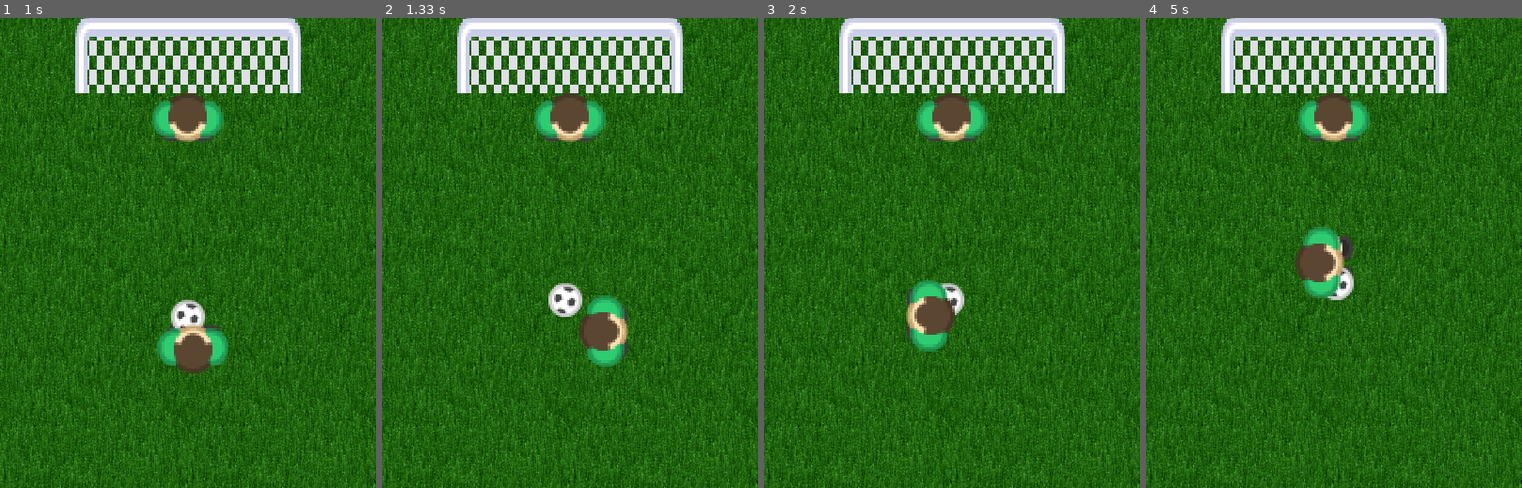
Above: before the commit, frames 1-4 (left to right).
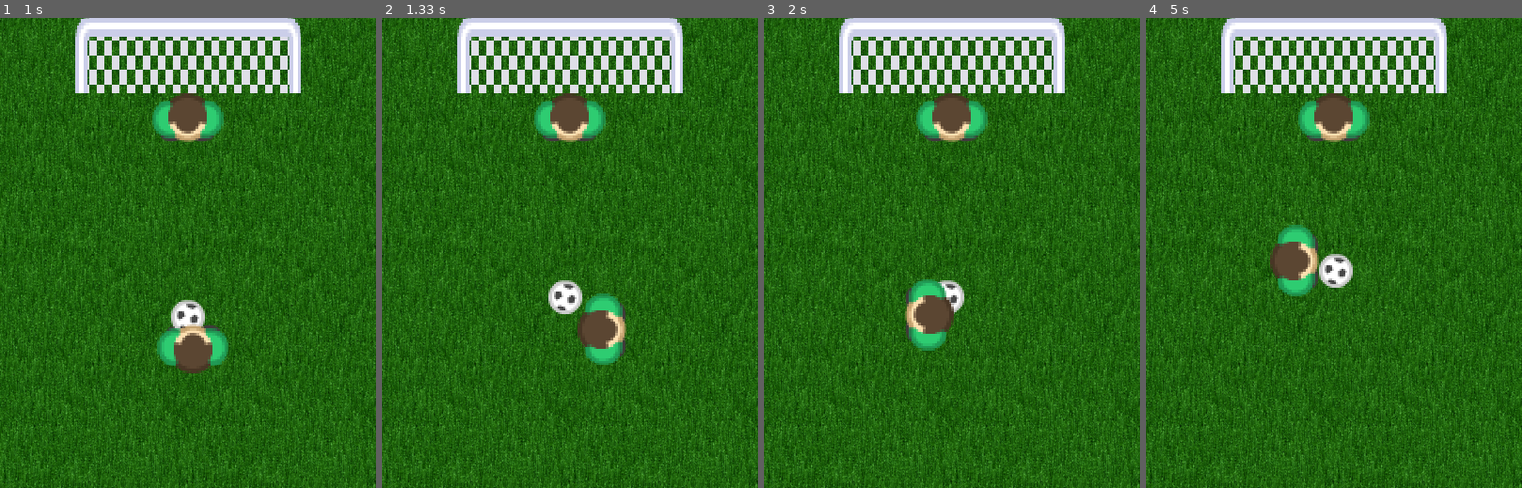
Above: after the commit, the same moments.

Repository: tara-nguyen/PyGame
Game: pygame game, started from MyFirstGameUsingClassesVer2.py
Same seed, same stepped clock (60 frames per second), same inputs: the game is played once before the commit and once after it.
Inputs:
- Up to frame 1 (1 s): hold Right 0.33-0.8 s; hold Up from 0.83 s (still down); tap Space at 0.9 s; tap S at 0.98 s
- Up to frame 2 (1.33 s): release Up at 1.13 s; hold Right from 1.17 s (still down); tap Space at 1.23 s
- Up to frame 3 (2 s): tap Space at 1.53, 1.73 s; release Right at 1.63 s; hold Left from 1.67 s (still down)
- Up to frame 4 (5 s): tap Space at 2.03, 2.3, 2.63, 3.07, 3.47, 3.77, 4.13, 4.53, 4.83 s; release Left at 2.2 s; hold Down 2.23-2.53 s; tap S at 2.38, 3.55 s; hold Left 2.57-2.97 s; hold Up 3-3.37 s; hold Right 3.4-4.03 s; hold Down 4.07-4.43 s; hold Left 4.47-4.93 s; hold Right from 4.97 s (still down)

Frame 1 is identical in both runs. In frame 2, 1.0% of the frame differs, in the area x 44-66%, y 55-75%; in frame 3, 0.6%; in frame 4, 2.7%, in the area x 33-56%, y 44-60%.

Commit message:
Update classes and main program
- Make the ball stop when it runs into the goalkeeper (see #1)
- Tidy up the code for the classes and for the main program

Diff:
--- a/MyFirstGameUsingClassesVer2.py
+++ b/MyFirstGameUsingClassesVer2.py
@@ -33,15 +33,23 @@
 # x-coordinates and size of the goal posts
 goalPosts = goal.getPosts()
 
-# list of everything on the screen
-allThings = [bg.grass, goal.left, goal.middle, goal.right, goalkeeper.lFoot,
-             goalkeeper.rFoot, striker.lFoot, striker.rFoot, ball.ball,
-             goalkeeper.body, striker.body]
-# list of the positions of everything on the screen
-allPos = [bg.pos] + goal.getPos() + goalkeeper.getStartPos()[:2] + \
-         striker.getStartPos()[:2] + [ball.getStartPos()] + \
-         [goalkeeper.getStartPos()[2]] + [striker.getStartPos()[2]]
-# indexes of the striker's left foot and of his body
+numPlayers = 2   # number of players
+
+allThings = []   # list of everything on the screen
+allPos = []   # list of those things' positions
+# add to the lists
+bg.addToLists(allThings, allPos, 'pos', numPlayers)
+goal.addToLists(allThings, allPos, 'getPos', numPlayers)
+ball.addToLists(allThings, allPos, 'getStartPos', numPlayers)
+goalkeeper.addToLists(allThings, allPos, 'getStartPos', numPlayers)
+allThings, allPos = striker.addToLists(allThings, allPos, 'getStartPos',
+                                       numPlayers)
+# turn the lists into class attributes
+ball.getLists(allThings, allPos)
+goalkeeper.getLists(allThings, allPos)
+striker.getLists(allThings, allPos)
+
+# indexes of the striker's left foot and of his body in the lists
 strikerLFootIndex = allThings.index(striker.lFoot)
 strikerBodyIndex = allThings.index(striker.body)
 
@@ -65,21 +73,21 @@
         striker.move(moveType, direction, ball.center, ball.getCenterPos())
     if pressedKeys[pygame.K_s] == 1:
         # 's' key has been pressed --> striker will kick the ball
-        # choose the foot that will kick the ball
-        striker.kickBall(ball.getCenterPos(), ball.center,
-                         allThings, allPos, strikerLFootIndex)
+        striker.kickBall(ball.getCenterPos(), ball.center, strikerLFootIndex)
         if striker.touchedBall:
             # foot has touched the ball --> ball will move
+            # current rotations of the players
+            playerRots = goalkeeper.getRotation(), striker.getRotation()
+            # midpoint of the line connecting the player's feet at their centers
+            feetMidpoints = goalkeeper.getMidpoint(), striker.getMidpoint()
             # nearest distance to the player that the ball can get
             minDist = ball.center[1] + striker.bodyCenterStart[1] + \
                       striker.feetOut - 3
             # move ball
-            ball.moveBall(
-                striker.getBodyAngle(ball.getCenterPos()), random.uniform(18,22),
-                goalPosts, striker.getRotation(), striker.getMidpoint(), minDist,
-                allThings, allPos, pressedKeys)
-
+            ball.moveBall(striker.getBodyAngle(ball.getCenterPos()),
+                          random.uniform(18,22), goalPosts, 2, playerRots,
+                          feetMidpoints, minDist, pressedKeys)
     if striker.moved:
-        striker.updatePlayer(allThings, allPos,
-                             strikerLFootIndex, strikerBodyIndex)
-    bg.updateDisplay()
+        # update player position
+        striker.updatePlayer(strikerLFootIndex, strikerBodyIndex)
+    bg.updateDisplay()   # update display to show change
--- a/NonplayerClasses.py
+++ b/NonplayerClasses.py
@@ -10,7 +10,7 @@
 class Game:
     '''This class is the parent class Background, Goal, Player, and Ball.
     This class has the following methods: __init__, updateDisplay, getFile,
-    loadImage, and processMoveKeys.
+    loadImage, addToLists, getLists and processMoveKeys.
     To get a brief description of each method, use the following syntax:
         <module name as imported>.Game.<method name>.__doc__'''
     def __init__(self, screenSize):
@@ -47,6 +47,44 @@
             # resize image
             image = pygame.transform.scale(image, (newWidth, newHeight))
         return image
+
+    def addToLists(self, allThings, allPos, methodName, numPlayers):
+        '''This function adds items to a list of everything on the screen
+        (allThings), and to a list of those things' positions (allPos). NOTE!!!
+        For this function to work properly, the items must be added in the
+        following order: things in the Background class first, followed by those
+        in the Goal and the Ball classes, and finally things in the Player class.
+        methodName is the name of the method used to get the drawing positions.
+        numPlayers is the number of players in the game.'''
+        # add items to the list of everything on the screen
+        allThings += self.things
+        # add items to the list of those things' positions
+        if methodName == 'pos':   # Background class
+            allPos += [self.pos]
+        elif methodName == 'getPos':   # Goal class
+            allPos += self.getPos()
+        else:   # Ball class and Player class
+            allPos += self.getStartPos()
+        # rearrange lists so that the items representing the players' bodies are
+        # at the end of each list
+        if len(allThings) == 5 + numPlayers*3:   # end of list
+            allThingsTemp, allPosTemp = allThings[:4], allPos[:4]
+            for num in range(numPlayers):
+                allThingsTemp += allThings[(5+num*3):(5+num*3+2)]
+                allPosTemp += allPos[(5+num*3):(5+num*3+2)]
+            allThingsTemp += [allThings[4]]
+            allPosTemp += [allPos[4]]
+            for num in range(numPlayers):
+                allThingsTemp += [allThings[5+num*3+2]]
+                allPosTemp += [allPos[5+num*3+2]]
+            allThings, allPos = allThingsTemp, allPosTemp
+            return allThings, allPos
+
+    def getLists(self, allThings, allPos):
+        '''This function turns the list of everything on the screen (allThings)
+        and the list of those things' positions (allPos) into class attributes.'''
+        self.allThings = allThings
+        self.allPos = allPos
 
     def processMoveKeys(self, pressedKeys):
         '''This function processes pressed keys that will initiate
@@ -113,6 +151,7 @@
         '''This function draws the background image onto the screen.'''
         self.pos = 0, 0   # where the image will be drawn
         self.screen.blit(self.grass, self.pos)
+        self.things = [self.grass]
 
 class Goal(Game):
     '''This class is a child class of Game and has the following methods:
@@ -164,6 +203,7 @@
         self.screen.blit(self.left, self.lPos)
         self.screen.blit(self.middle, self.mPos)
         self.screen.blit(self.right, self.rPos)
+        self.things = [self.left, self.middle, self.right]
 
     def getPos(self):
         '''This function returns the positions of the all three goal parts.'''
@@ -226,11 +266,12 @@
         self.center = self.ball.get_rect().center   # center of the ball
         # coordinates of the center at the start of the program
         self.centerPos = X+self.center[0], Y+self.center[1]
+        self.things = [self.ball]
 
     def getStartPos(self):
         '''This function returns the position of the ball at the start of
         the program.'''
-        return self.startPos
+        return [self.startPos]
 
     def setCenterPos(self, X, Y):
         '''This function sets a new position for the ball center.'''
@@ -422,29 +463,34 @@
         else:
             return False
 
-    def hitPlayer(self, playerRot, feetMidpoint, minDist):
+    def hitPlayer(self, numPlayers, playerRots, feetMidpoints, minDist):
         '''This function handles ball movements when it runs into the player.
         The ball will stop moving if it hits the player from the front, but will
         bounce back if it hits the player from the back.
-        playerRot is the current rotation of the player (angle measured
-        in degrees).
-        feetMidpoint is the midpoint of the line connecting the player's feet
-        at their centers.
-        minDist is the nearest distance to the player that the ball can get.'''
-        # distance from ball to the midpoint, and angle (measured in degrees) of
-        # the ball with respect to the y-axis pointing down from the midpoint
-        dist, angle = line.getParams(feetMidpoint, self.getCenterPos())[2:4]
-        # difference between the current rotation of the player and the angle
-        # just computed
-        angleDiff = abs(playerRot - angle)
-        if dist <= minDist:
-            if angleDiff >= 100 and angleDiff <= 260:
-                # ball reaches the front of the player's body --> stop moving
-                self.stepX = 0
-                self.stepY = 0
-            else:
-                # ball reaches the back of the player's body --> bounce back
-                self.bounceBack(random.choice(['x','y']))
+        numPlayers is the number of players in the game.
+        playerRots is a tuple of the current rotations of the players (angles
+        measured in degrees).
+        feetMidpoints is a tuple of the midpoint of the line connecting each
+        player's feet at their centers.
+        minDist is the nearest distance to each player that the ball can get.'''
+        for i in range(numPlayers):
+            # distance from ball to the midpoint, and angle (measured in
+            # degrees) of the ball with respect to the y-axis pointing down
+            # from the midpoint
+            dist, angle = line.getParams(feetMidpoints[i],
+                                         self.getCenterPos())[2:4]
+            # difference between the current rotation of the player and the
+            # angle just computed
+            angleDiff = abs(playerRots[i] - angle)
+            if dist <= minDist:
+                if angleDiff >= 100 and angleDiff <= 260:
+                    # ball reaches the front of the player's body
+                    # stop moving
+                    self.stepX = 0
+                    self.stepY = 0
+                else:
+                    # ball reaches the back of the player's body --> bounce back
+                    self.bounceBack(random.choice(['x','y']))
 
     def checkGoal(self, goalPosts):
         '''This function checks if the player has scored.
@@ -457,19 +503,18 @@
         else:
             return False
 
-    def moveBall(self, bodyAngle, stepSize, goalPosts, playerRot, feetMidpoint,
-                 minDist, allThings, allPos, pressedKeys):
+    def moveBall(self, bodyAngle, stepSize, goalPosts, numPlayers, playerRots,
+                 feetMidpoints, minDist, pressedKeys):
         '''This function handles ball movements when the ball is kicked.
         bodyAngle is the angle (measured in degrees) of the body with respect to
         the y-axis pointing down from the ball.
         goalPosts denotes the x-coordinates and size of the goal posts.
-        playerRot is the current rotation of the player (angle measured in
-        degrees).
-        feetMidpoint is the midpoint of the line connecting the player's feet
-        at their centers.
-        minDist is the nearest distance to the player that the ball can get.
-        allThings is a list of everything on the screen.
-        allPos is a list of the positions of everything on the screen.
+        numPlayers is the number of players in the game.
+        playerRots is a tuple of the current rotations of the players (angles
+        measured in degrees).
+        feetMidpoints is a tuple of the midpoint of the line connecting each
+        player's feet at their centers.
+        minDist is the nearest distance to each player that the ball can get.
         pressedKeys is pygame.key.get_pressed(), which tells us which key has
         been pressed.'''
         # angle (measured in degrees) at which the ball will move, with respect
@@ -487,8 +532,8 @@
             # new coordinates of the ball center
             self.setCenterPos(self.getCenterPos()[0]-self.stepX,
                               self.getCenterPos()[1]-self.stepY)
-            #update ball position and display to show movement
-            self.updateBall(allThings, allPos)
+            # update ball position and update display to show movement
+            self.updateBall()
             stepX, stepY = self.getStep()   # current step size
             if self.checkBouncing(goalPosts):
                 # ball bouncing back after hitting either the screen boundaries
@@ -496,39 +541,36 @@
                 # new coordinates of the ball center
                 self.setCenterPos(self.getCenterPos()[0]-self.stepX,
                                   self.getCenterPos()[1]-self.stepY)
-                # update ball position and display to show movement
-                self.updateBall(allThings, allPos)
+                # update ball position and update display to show movement
+                self.updateBall()
             # movement when ball hits player
-            self.hitPlayer(playerRot, feetMidpoint, minDist)
+            self.hitPlayer(numPlayers, playerRots, feetMidpoints, minDist)
             if self.stepX == 0 and self.stepY == 0:   # ball has stopped moving
                 break   # get out of while loop
             elif self.stepX != stepX or self.stepY != stepY:
                 # new coordinates of the ball center
                 self.setCenterPos(self.getCenterPos()[0]-self.stepX,
                                   self.getCenterPos()[1]-self.stepY)
-                # update ball position and display to show movement
-                self.updateBall(allThings, allPos)
+                # update ball position and update display to show movement
+                self.updateBall()
             self.decrementStep()   # decrement step size
             stepSize = math.sqrt(self.stepX**2+self.stepY**2)   # new step size
         # If the player scores, the ball will be return to its original position
         # after it has stopped moving.
         if scored:
-            self.resetBall(allThings, allPos)
-
-    def resetBall(self, allThings, allPos):
+            self.resetBall()
+
+    def resetBall(self):
         '''This function puts the ball at its original position after the
-        player scores.
-        allThings is a list of everything on the screen.
-        allPos is a list of the positions of everything on the screen.'''
-        self.setCenterPos(self.startPos[0]+self.center[0],
-                          self.startPos[1]+self.center[1])
-        self.updateBall(allThings, allPos)   # update ball position and display
-
-    def updateBall(self, allThings, allPos):
+        player scores.'''
+        self.setCenterPos(self.getStartPos()[0][0]+self.center[0],
+                          self.getStartPos()[0][1]+self.center[1])
+        # update ball position and the display to show change
+        self.updateBall()
+
+    def updateBall(self):
         '''This function updates the position of the ball and updates the
-        display to show movements.
-        allThings is a list of everything on the screen.
-        allPos is a list of the positions of everything on the screen.'''
-        move.update(self.screen, allThings, allPos, (self.ball,self.ball),
-                    (self.getCenterPos(),))
+        display to show movements.'''
+        move.update(self.screen, self.allThings, self.allPos,
+                    (self.ball,self.ball), (self.getCenterPos(),))
         self.updateDisplay()
--- a/PlayerClasses.py
+++ b/PlayerClasses.py
@@ -114,12 +114,14 @@
         # draw the feet
         self.screen.blit(self.lFoot, self.lFootStartPos)
         self.screen.blit(self.rFoot, self.rFootStartPos)
+        self.things = [self.lFoot, self.rFoot]
 
     def blitBody(self, rotate=0):
         '''This function draws the body onto the screen.
         rotate is the angle (measured in degrees) by which the image will be
         rotated from the original upward rotation.'''
         self.screen.blit(self.body, self.bodyStartPos)
+        self.things += [self.body]
 
     def getStartPos(self):
         '''This function returns the positions of the feet and the body at the
@@ -357,38 +359,34 @@
         else:
             self.moveToBall(ballCenterPos, ballCenter)
 
-    def updatePlayer(self, allThings, allPos, lFootIndex, bodyIndex):
+    def updatePlayer(self, lFootIndex, bodyIndex):
         '''This function updates the positions and rotations of both the body
         and the feet.
-        allThings is a list of everything on the screen.
-        allPos is a list of the positions of everything on the screen.
-        lFootIndex, rFootIndex, bodyIndex are the indexes of the left foot and
-        of the body, respectively, in allThings and in allPos.'''
+        lFootIndex and bodyIndex are the indexes of the left foot and of the
+        body, respectively, in allThings and in allPos.'''
         moved = (self.lFoot, self.rFoot, self.body,
                  self.footStart, self.footStart, self.bodyStart)
         # new coordinates of the centers of the feet and the body
         newCenterPos = self.getCenterPos()
-        move.update(self.screen, allThings, allPos, moved, newCenterPos,
-                    rotate=(self.getMovingRotation(),)*3)
-        self.lFoot, self.rFoot = allThings[lFootIndex:lFootIndex+2]
-        self.body = allThings[bodyIndex]
+        move.update(self.screen, self.allThings, self.allPos, moved,
+                    newCenterPos, rotate=(self.getMovingRotation(),)*3)
+        self.lFoot, self.rFoot = self.allThings[lFootIndex:lFootIndex+2]
+        self.body = self.allThings[bodyIndex]
         # new center points
         self.footCenter, self.bodyCenter = self.getCenter()
 
-    def updateFoot(self, foot, newCenterPos, rotate,
-                   allThings, allPos, lFootIndex):
+    def updateFoot(self, foot, newCenterPos, rotate, lFootIndex):
         '''This function updates the positions and rotations of only the feet.
         newCenterPos is a tuple/list of the new coordinates of the center of
         each foot.
         rotate is a tuple/list of the angles (measured in degrees) by which
         the rotations of the feet have changed from those at the start of
         the program.
-        allThings is a list of everything on the screen.
-        allPos is a list of the positions of everything on the screen.
-        lFootIndex is the indexes of the left foot in allThings and in allPos.'''
+        lFootIndex is the index of the left foot in allThings and in allPos.'''
         moved = self.lFoot, self.rFoot, self.footStart, self.footStart
-        move.update(self.screen, allThings, allPos, moved, newCenterPos, rotate)
-        self.lFoot, self.rFoot = allThings[lFootIndex:lFootIndex+2]
+        move.update(self.screen, self.allThings, self.allPos, moved,
+                    newCenterPos, rotate)
+        self.lFoot, self.rFoot = self.allThings[lFootIndex:lFootIndex+2]
         self.footCenter = self.getCenter()[0]   # new center point
 
 class Goalkeeper(Player):
@@ -447,11 +445,9 @@
                 self.kFootAngle = self.getFootAngle(ballCenterPos)[1]
                 return 'rFoot'   # right foot is the kicking foot
 
-    def kickBall(self, ballCenterPos, ballCenter, allThings, allPos, lFootIndex):
+    def kickBall(self, ballCenterPos, ballCenter, lFootIndex):
         '''This function moves a foot to make the player kick the ball.
         ballCenter is the ball center and ballCenterPos is its coordinates.
-        allThings is a list of everything on the screen.
-        allPos is a list of the positions of everything on the screen.
         lFootIndex is the indexes of the left foot in allThings and in allPos.'''
         # direction the player is currently facing (angle measured in degrees)
         currentRot = self.getRotation()
@@ -486,8 +482,7 @@
             newCenterPos = self.getCenterPos()[0], newCenterPos
             rotate = currentRot, rotate
         # update display to show movement
-        self.updateFoot(kickingFoot, newCenterPos, rotate,
-                        allThings, allPos, lFootIndex)
+        self.updateFoot(kickingFoot, newCenterPos, rotate, lFootIndex)
         self.updateDisplay()
         pygame.time.wait(100)   # pause program for 100 ms
         # bring foot back to the position and rotation before the kick
@@ -495,6 +490,5 @@
             newCenterPos = self.kFootCenterPos, self.getCenterPos()[1]
         else:   # right foot is the kicking foot
             newCenterPos = self.getCenterPos()[0], self.kFootCenterPos
-        self.updateFoot(kickingFoot, newCenterPos, (currentRot,)*2,
-                        allThings, allPos, lFootIndex)
+        self.updateFoot(kickingFoot, newCenterPos, (currentRot,)*2, lFootIndex)
         self.updateDisplay()
